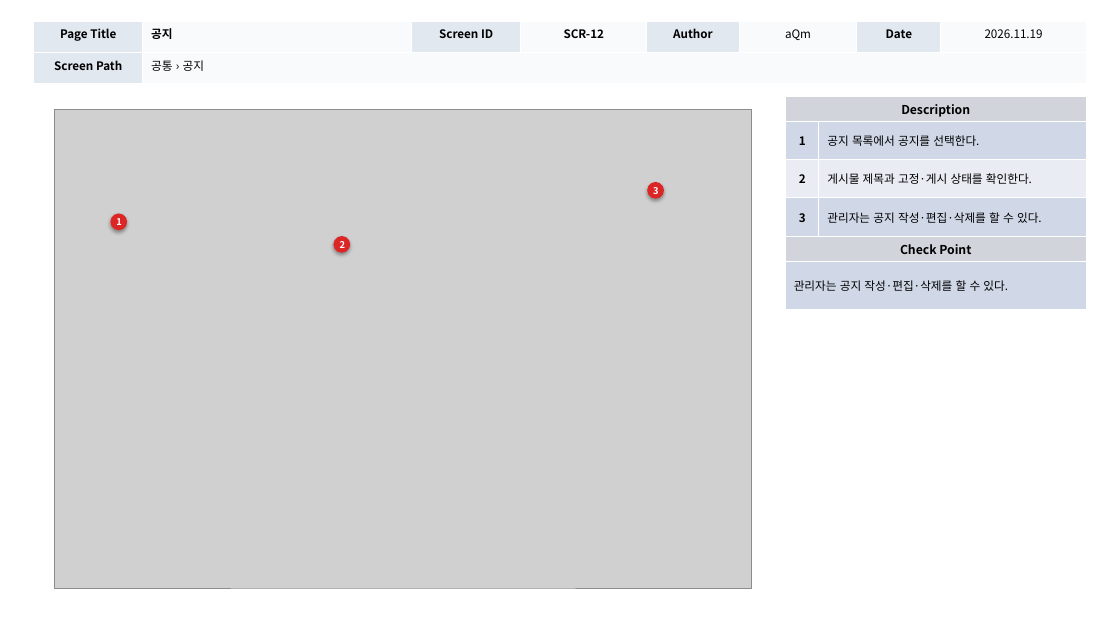
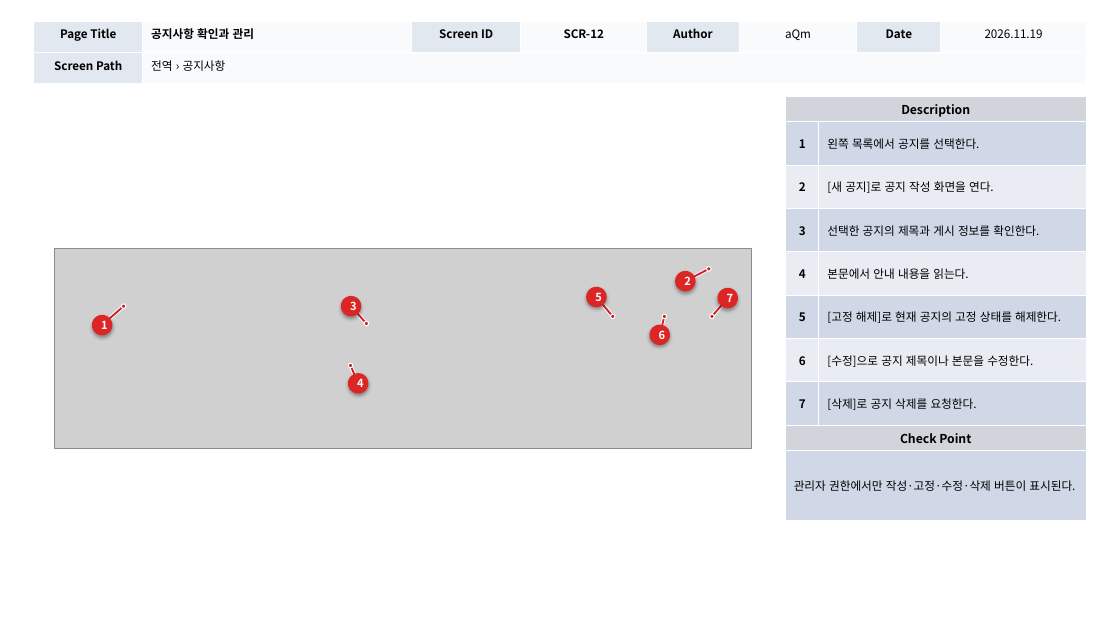
Before and after one commit to digitalist-corp/AI-TestOps, a slide deck: slide 41 of docs/aQm-산출물/AI-TestOps_UI설계서_(v1.0)_20261119.pptx (slide 29 before the commit). Drawn at 1120x630 pixels with LibreOffice and Linux fonts; fonts in the diff are those of the drawing; grey boxes stand for pictures. Boxes give left, top, right and bottom in pixels: in the first picture for what was removed or moved away, otherwise in the second. Text is boxed around its words. In the diff, an @@ line names an element or a change of style, - is before the commit and + after.

Commit message:
docs: UI 화면설계서 사용자 흐름과 조작 위치 보완

```diff
--- a/docs/aQm-산출물/AI-TestOps_UI설계서_(v1.0)_20261119.pptx
+++ b/docs/aQm-산출물/AI-TestOps_UI설계서_(v1.0)_20261119.pptx
@@ table at box(34, 21, 1086, 84) @@
-row 1, column 2: 공지
+row 1, column 2: 공지사항 확인과 관리
-row 2, column 2: 공통 › 공지
+row 2, column 2: 전역 › 공지사항
@@ picture removed at box(55, 109, 752, 588) @@
@@ table at box(786, 97, 1086, 521) @@
-row 2: 1 | 공지 목록에서 공지를 선택한다.
-row 3: 2 | 게시물 제목과 고정·게시 상태를 확인한다.
-row 4: 3 | 관리자는 공지 작성·편집·삭제를 할 수 있다.
+row 2: 1 | 왼쪽 목록에서 공지를 선택한다.
+row 3: 2 | [새 공지]로 공지 작성 화면을 연다.
+row 4: 3 | 선택한 공지의 제목과 게시 정보를 확인한다.
+row 5: 4 | 본문에서 안내 내용을 읽는다.
+row 6: 5 | [고정 해제]로 현재 공지의 고정 상태를 해제한다.
+row 7: 6 | [수정]으로 공지 제목이나 본문을 수정한다.
+row 8: 7 | [삭제]로 공지 삭제를 요청한다.
-row 10, column 1: 관리자는 공지 작성·편집·삭제를 할 수 있다.
+row 10, column 1: 관리자 권한에서만 작성·고정·수정·삭제 버튼이 표시된다.
@@ picture added at box(55, 249, 752, 448) @@
@@ line added from (693, 277) to (709, 269), #FFFFFF 3.19 pt @@
@@ line added from (693, 277) to (709, 269), #CC202C 1.6 pt @@
@@ ellipse added at box(707, 266, 711, 271), fill #CC202C, outline #FFFFFF 0.91 pt @@
@@ size 8 to 9.5 pt in 3 elements at box(92, 315, 112, 335), box(676, 271, 696, 292), box(341, 296, 361, 316) @@
@@ ellipse "3": place and size @@
-ellipse "3" at box(648, 182, 665, 199)
+ellipse "3" at box(341, 296, 361, 316)
@@ ellipse added at box(586, 287, 607, 307), fill #DC2626, 9.5 pt, text #FFFFFF, bold @@
+5
@@ ellipse "2": place and size @@
-ellipse "2" at box(334, 236, 350, 253)
+ellipse "2" at box(676, 271, 696, 292)
@@ ellipse added at box(718, 288, 738, 308), fill #DC2626, 9.5 pt, text #FFFFFF, bold @@
+7
@@ ellipse "1": place and size @@
-ellipse "1" at box(110, 213, 127, 230)
+ellipse "1" at box(92, 315, 112, 335)
@@ line added from (109, 319) to (124, 307), #FFFFFF 3.19 pt @@
@@ line added from (109, 319) to (124, 307), #CC202C 1.6 pt @@
@@ ellipse added at box(122, 304, 126, 308), fill #CC202C, outline #FFFFFF 0.91 pt @@
@@ line added from (357, 313) to (366, 323), #FFFFFF 3.19 pt @@
@@ line added from (357, 313) to (366, 323), #CC202C 1.6 pt @@
@@ ellipse added at box(365, 322, 369, 326), fill #CC202C, outline #FFFFFF 0.91 pt @@
@@ line added from (602, 304) to (613, 317), #FFFFFF 3.19 pt @@
@@ line added from (602, 304) to (613, 317), #CC202C 1.6 pt @@
@@ ellipse added at box(611, 314, 615, 318), fill #CC202C, outline #FFFFFF 0.91 pt @@
@@ ellipse added at box(649, 324, 670, 344), fill #DC2626, 9.5 pt, text #FFFFFF, bold @@
+6
@@ line added from (662, 326) to (665, 317), #FFFFFF 3.19 pt @@
@@ line added from (662, 326) to (665, 317), #CC202C 1.6 pt @@
@@ ellipse added at box(662, 314, 666, 318), fill #CC202C, outline #FFFFFF 0.91 pt @@
@@ ellipse added at box(710, 314, 714, 318), fill #CC202C, outline #FFFFFF 0.91 pt @@
@@ line added from (712, 317) to (722, 305), #FFFFFF 3.19 pt @@
@@ line added from (712, 317) to (722, 305), #CC202C 1.6 pt @@
@@ ellipse added at box(348, 373, 368, 393), fill #DC2626, 9.5 pt, text #FFFFFF, bold @@
+4
@@ ellipse added at box(349, 363, 353, 367), fill #CC202C, outline #FFFFFF 0.91 pt @@
@@ line added from (350, 365) to (355, 376), #FFFFFF 3.19 pt @@
@@ line added from (350, 365) to (355, 376), #CC202C 1.6 pt @@
```
Also in this commit, not shown: 24 other slides changed, 22 slides added, 8 slides removed.
